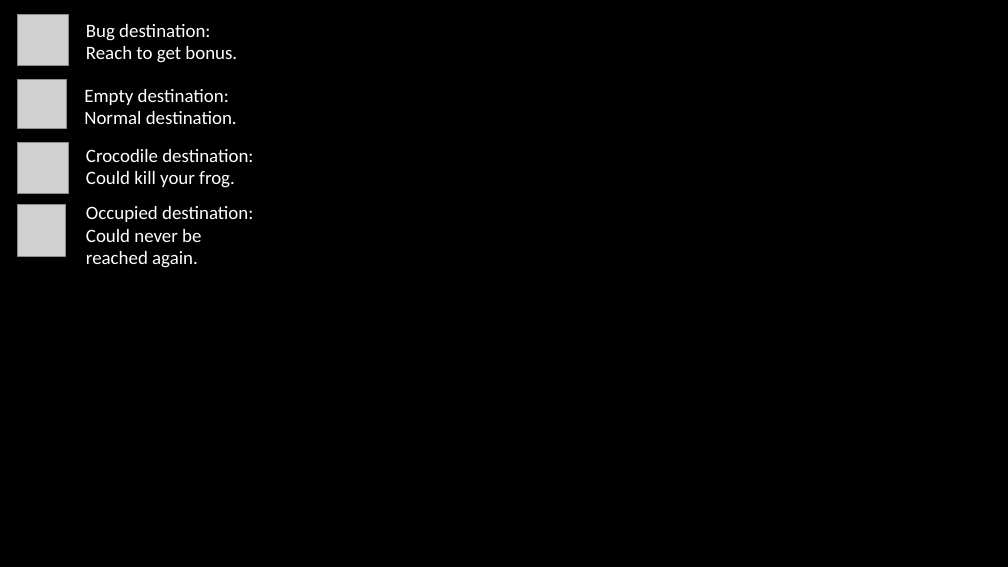
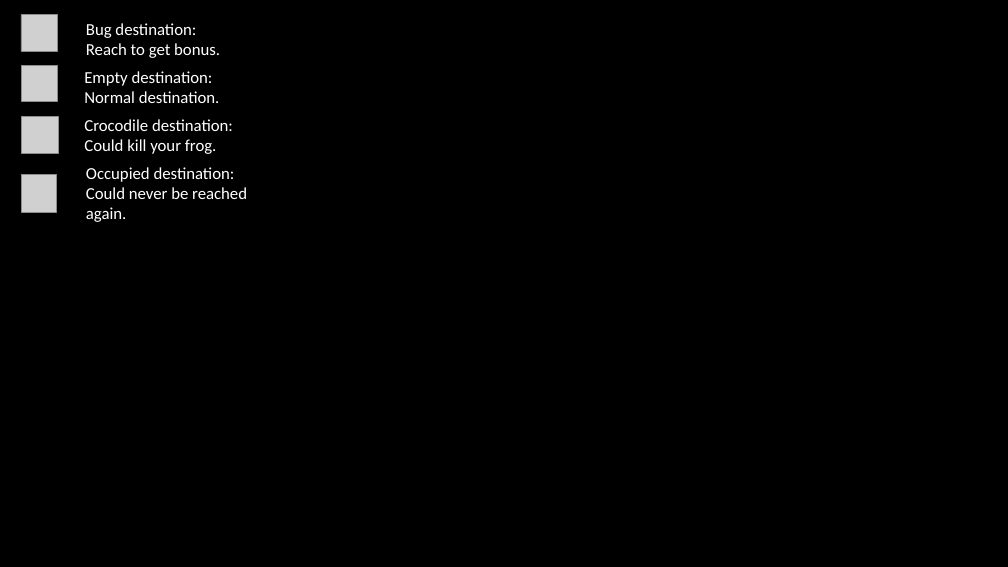
Before and after one commit to KobeNorris/Frogger-COMP2013-UNUK-, a slide deck: slide 4 of out/production/Frogger/img/helpPageCom/helps.pptx. Drawn at 1008x567 pixels with LibreOffice and Linux fonts; fonts in the diff are those of the drawing; grey boxes stand for pictures. Boxes give left, top, right and bottom in pixels: in the first picture for what was removed or moved away, otherwise in the second. Text is boxed around its words. In the diff, an @@ line names an element or a change of style, - is before the commit and + after.

```diff
--- a/out/production/Frogger/img/helpPageCom/helps.pptx
+++ b/out/production/Frogger/img/helpPageCom/helps.pptx
@@ picture resized from (x1=17, y1=14, x2=68, y2=65) to (x1=21, y1=14, x2=57, y2=51) @@
@@ picture resized from (x1=17, y1=79, x2=67, y2=129) to (x1=21, y1=66, x2=57, y2=101) @@
@@ text "Empty destination:" moved from (x1=84, y1=89, x2=237, y2=124) to (x1=84, y1=71, x2=220, y2=103) @@
@@ picture resized from (x1=17, y1=143, x2=68, y2=194) to (x1=21, y1=116, x2=57, y2=153) @@
@@ text "Crocodile destination:" moved from (x1=86, y1=149, x2=253, y2=188) to (x1=84, y1=119, x2=233, y2=154) @@
@@ picture resized from (x1=17, y1=205, x2=66, y2=257) to (x1=21, y1=175, x2=56, y2=212) @@
@@ size 18 to 16 pt in 4 elements at (x1=86, y1=23, x2=220, y2=58), (x1=84, y1=71, x2=220, y2=103), (x1=84, y1=119, x2=233, y2=154), (x1=86, y1=167, x2=247, y2=222) @@
@@ text "Occupied destination:" moved from (x1=86, y1=206, x2=253, y2=268) to (x1=86, y1=167, x2=247, y2=222) @@
```
Also in this commit, not shown: 3 other slides changed, 30 other files.
